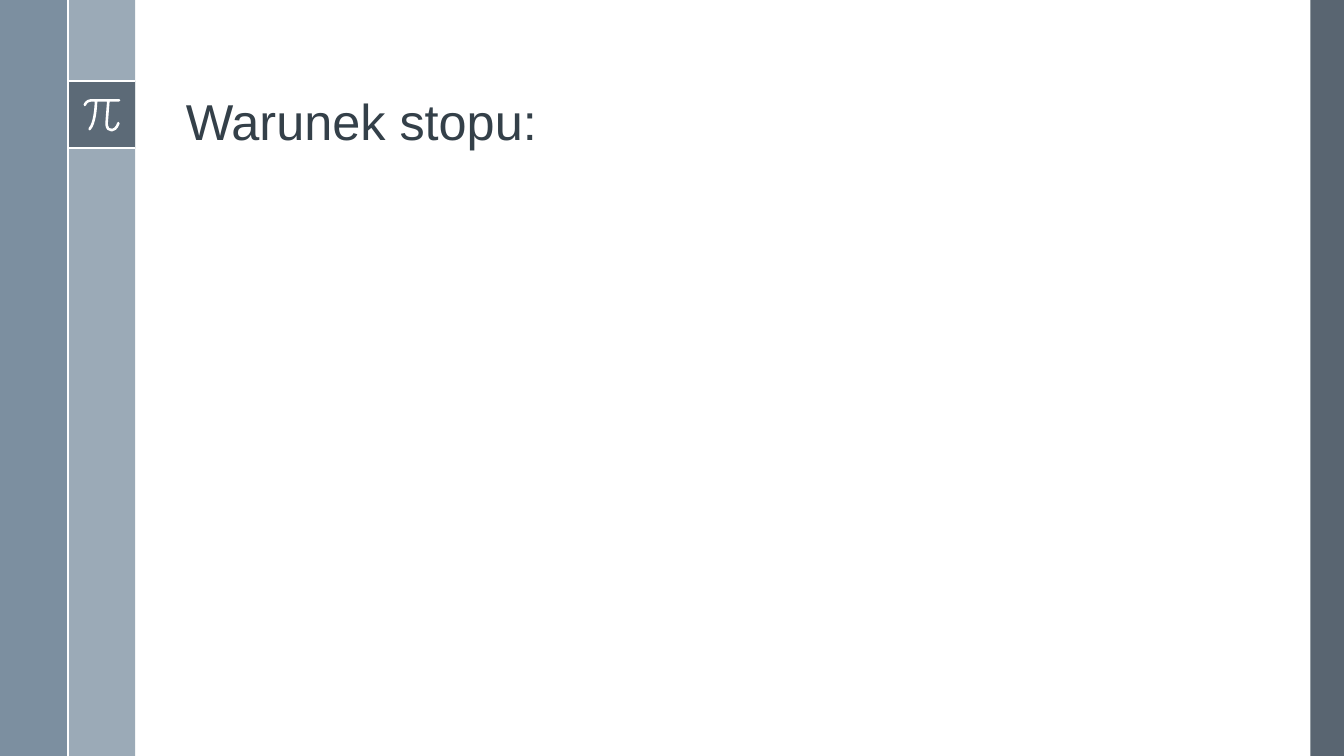
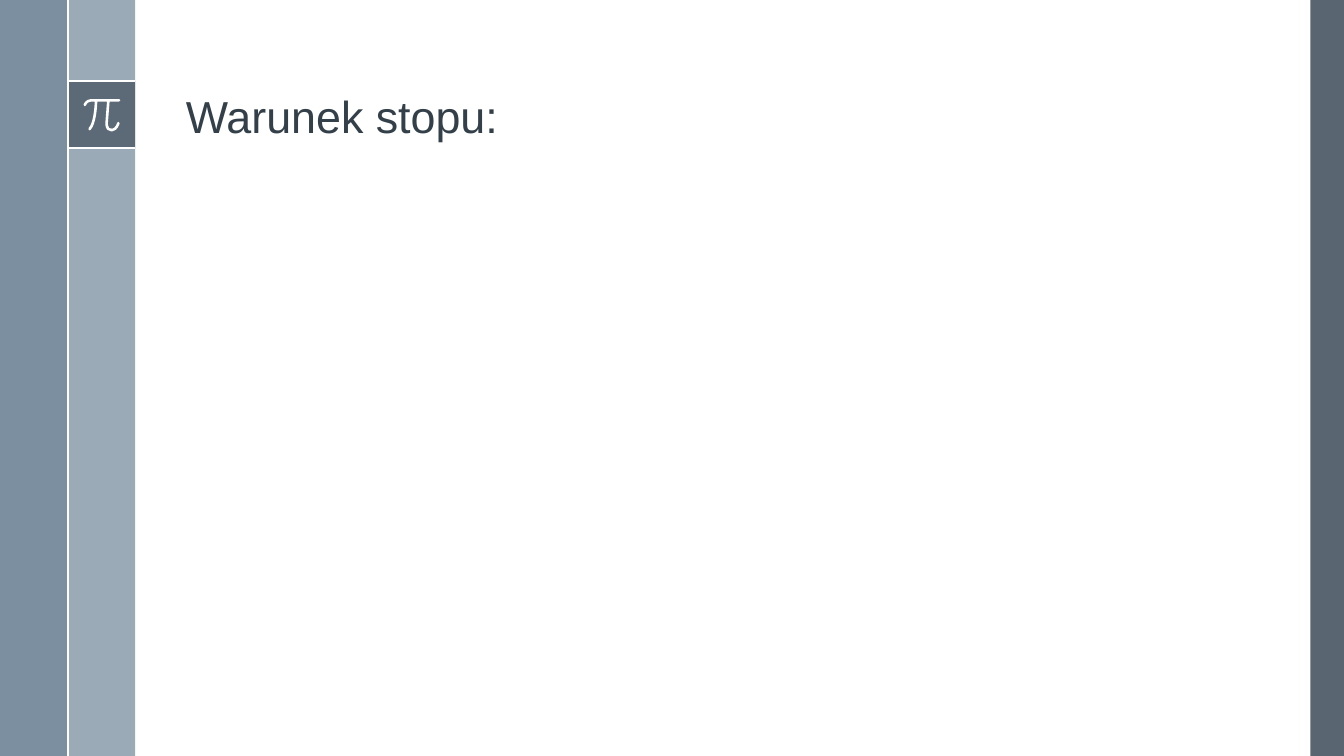
Before and after one commit to adamgracikowski/Numerical-Methods, a slide deck: slide 7 of Project2/Presentation/P2Z20_AGR.pptx. Drawn at 1344x756 pixels with LibreOffice and Linux fonts; fonts in the diff are those of the drawing; grey boxes stand for pictures. Boxes give left, top, right and bottom in pixels: in the first picture for what was removed or moved away, otherwise in the second. Text is boxed around its words. In the diff, an @@ line names an element or a change of style, - is before the commit and + after.

Commit message:
adjust font size and tabulation in presentation in project2

```diff
--- a/Project2/Presentation/P2Z20_AGR.pptx
+++ b/Project2/Presentation/P2Z20_AGR.pptx
@@ title "Warunek stopu:" at [186, 100, 498, 142]: size 36 to 32 pt @@
```
Also in this commit, not shown: 16 other slides changed, 3 slides added.
